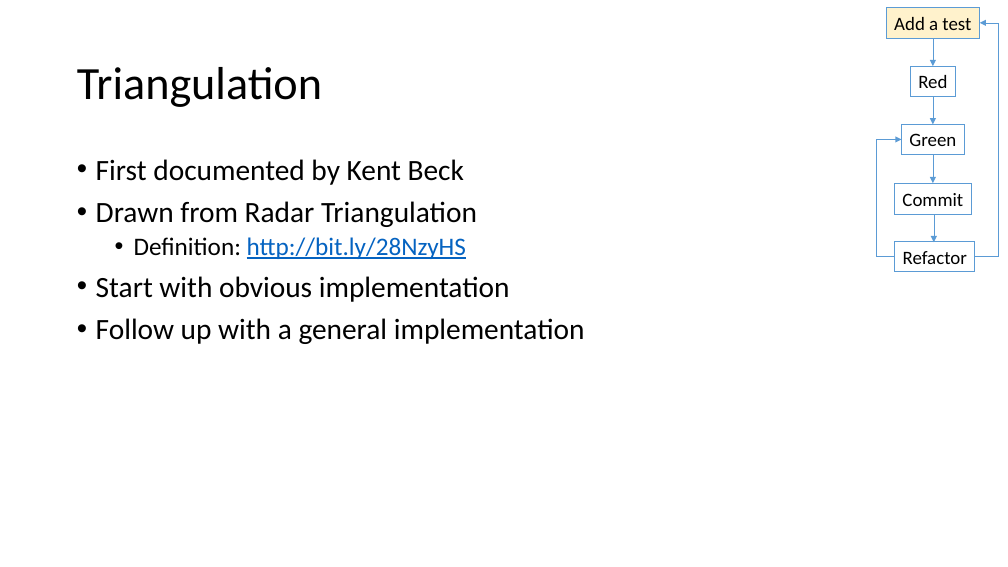
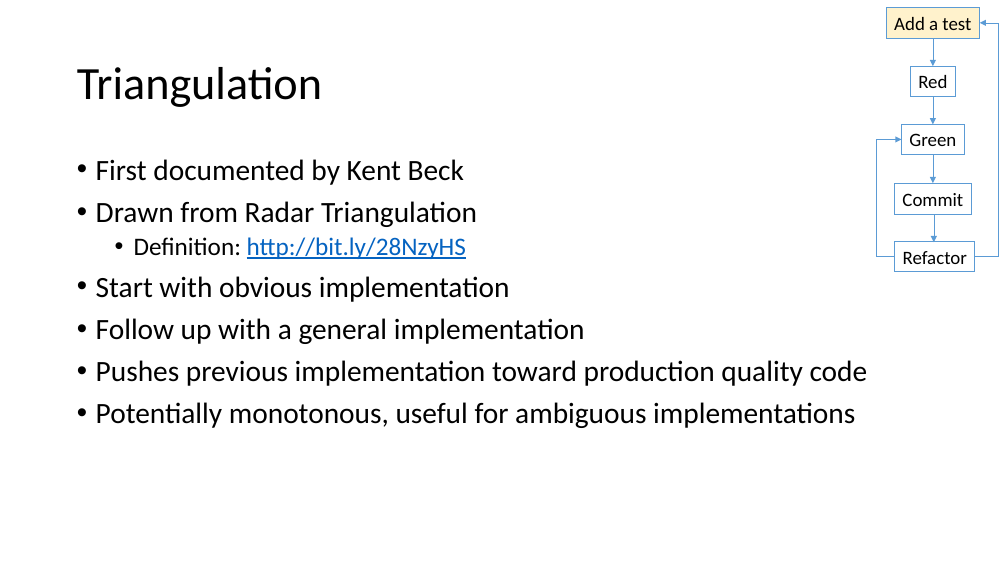
Before and after one commit to LlanddewiLovesYou/TDD_Darts, a slide deck: slide 14 of curriculum.pptx. Drawn at 1008x567 pixels with LibreOffice and Linux fonts; fonts in the diff are those of the drawing. Boxes give left, top, right and bottom in pixels: in the first picture for what was removed or moved away, otherwise in the second. Text is boxed around its words. In the diff, an @@ line names an element or a change of style, - is before the commit and + after.

```diff
--- a/curriculum.pptx
+++ b/curriculum.pptx
@@ text at (96, 360, 868, 428): paragraphs added @@
+• Pushes previous implementation toward production quality code
+• Potentially monotonous, useful for ambiguous implementations
```
Also in this commit, not shown: 2 other slides changed, 1 slide added.
